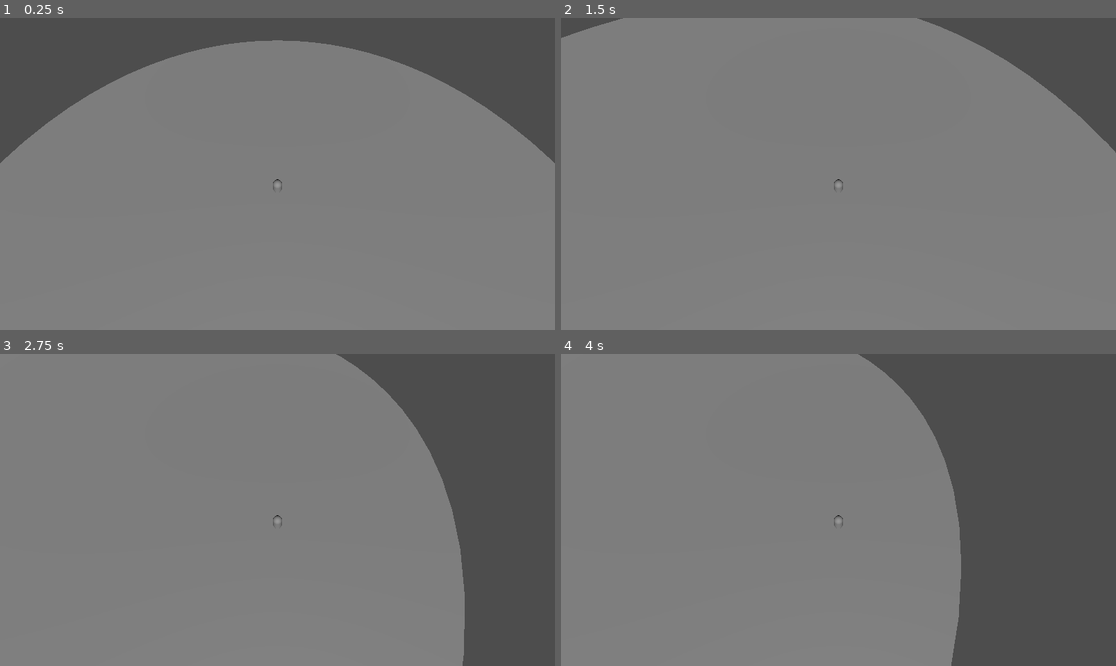
Above: before the commit, frames 1-4 (two rows, left to right).
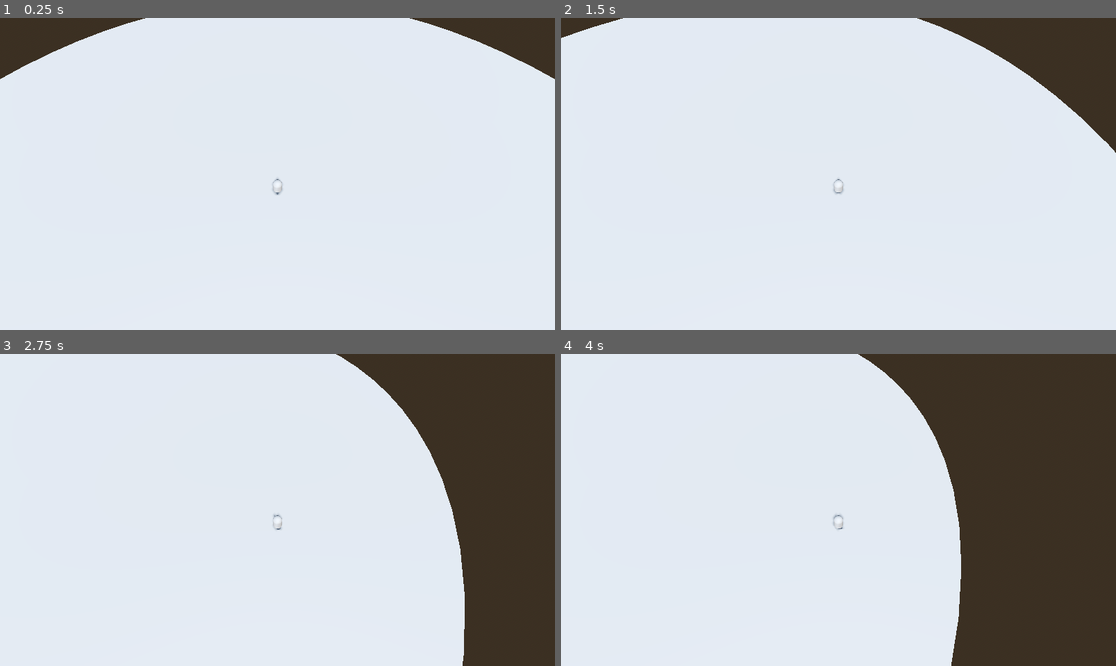
Above: after the commit, the same moments.

Repository: NineSama/Creamy
Game: Godot game, scene res://main.tscn
The game is run twice, just before and just after one commit, with the same random seed, the same clock (stepped at 60 frames per second) and the same inputs.
Inputs:
- Up to frame 1 (0.25 s): no input
- Up to frame 2 (1.5 s): hold D (move_right) 0.53-1.28 s; tap W (move_front) at 0.6, 1.35 s; hold S (move_back) from 1.28 s (still down)
- Up to frame 3 (2.75 s): release S (move_back) at 2.03 s; hold D (move_right) from 2.03 s (still down); tap W (move_front) at 2.1 s
- Up to frame 4 (4 s): tap W (move_front) at 2.85, 3.6 s; release D (move_right) at 3.53 s; hold A (move_left) from 3.53 s (still down)

The runs differ from the first frame. In frame 1, 100% of the frame differs, in the area x 0-100%, y 0-100%; in frame 2, 100%; in frame 3, 100%; in frame 4, 100%.

Commit message:
modified settings

Diff:
--- a/main.tscn
+++ b/main.tscn
@@ -1,7 +1,19 @@
 [gd_scene format=3 uid="uid://becgdypu0jdt"]
 
-[ext_resource type="Script" path="res://main.gd" id="1_ig7tw"]
 [ext_resource type="PackedScene" uid="uid://d1w5ccem33kle" path="res://scenes/player/player.tscn" id="2_0xm2m"]
+
+[sub_resource type="ProceduralSkyMaterial" id="ProceduralSkyMaterial_ig7tw"]
+sky_horizon_color = Color(0.66224277, 0.6717428, 0.6867428, 1)
+ground_horizon_color = Color(0.66224277, 0.6717428, 0.6867428, 1)
+
+[sub_resource type="Sky" id="Sky_0xm2m"]
+sky_material = SubResource("ProceduralSkyMaterial_ig7tw")
+
+[sub_resource type="Environment" id="Environment_h2yge"]
+background_mode = 2
+sky = SubResource("Sky_0xm2m")
+tonemap_mode = 2
+glow_enabled = true
 
 [sub_resource type="CylinderMesh" id="CylinderMesh_ig7tw"]
 top_radius = 50.0
@@ -13,7 +25,9 @@
 radius = 50.0
 
 [node name="Main" type="Node3D" unique_id=2053991392]
-script = ExtResource("1_ig7tw")
+
+[node name="WorldEnvironment" type="WorldEnvironment" parent="." unique_id=1817876616]
+environment = SubResource("Environment_h2yge")
 
 [node name="Floor" type="MeshInstance3D" parent="." unique_id=172363523]
 transform = Transform3D(1, 0, 0, 0, 1, 0, 0, 0, 1, 0, -1, 0)
@@ -25,10 +39,11 @@
 shape = SubResource("CylinderShape3D_ig7tw")
 
 [node name="Player" parent="." unique_id=1114295025 instance=ExtResource("2_0xm2m")]
-transform = Transform3D(1, 0, 0, 0, 1, 0, 0, 0, 1, 0, 10, 0)
+transform = Transform3D(1, 0, 0, 0, 1, 0, 0, 0, 1, 0, 1, 0)
 
 [node name="Camera3D" type="Camera3D" parent="Player" unique_id=1502879581]
 transform = Transform3D(1, 0, 0, 0, 0.49999997, 0.86602545, 0, -0.86602545, 0.49999997, 0, 20, 10)
 
 [node name="DirectionalLight3D" type="DirectionalLight3D" parent="." unique_id=1150992450]
 transform = Transform3D(0.70710677, 0.70710677, 0, -0.49999997, 0.49999997, 0.70710677, 0.49999997, -0.49999997, 0.70710677, 50, 10, 0)
+shadow_enabled = true
--- a/project.godot
+++ b/project.godot
@@ -13,7 +13,7 @@
 config/name="New Game Project"
 run/main_scene="uid://becgdypu0jdt"
 config/features=PackedStringArray("4.6", "Forward Plus")
-config/icon="res://icon.svg"
+config/icon="uid://efvme1qdhdxi"
 
 [input]
 
